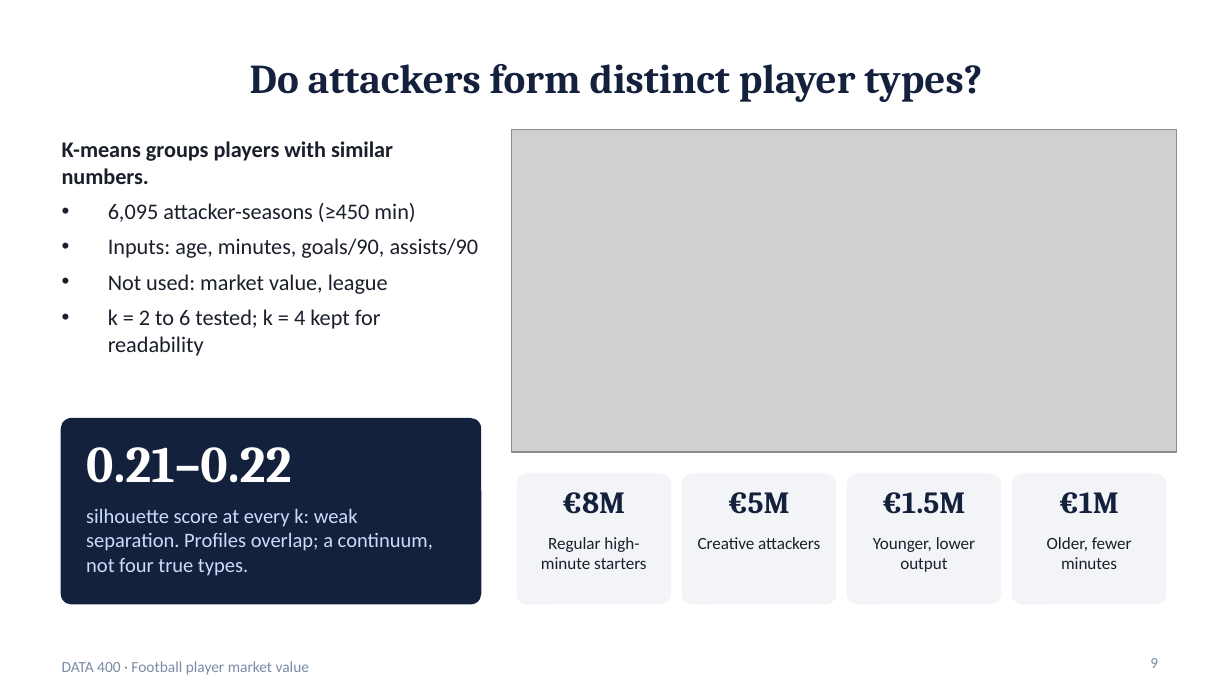
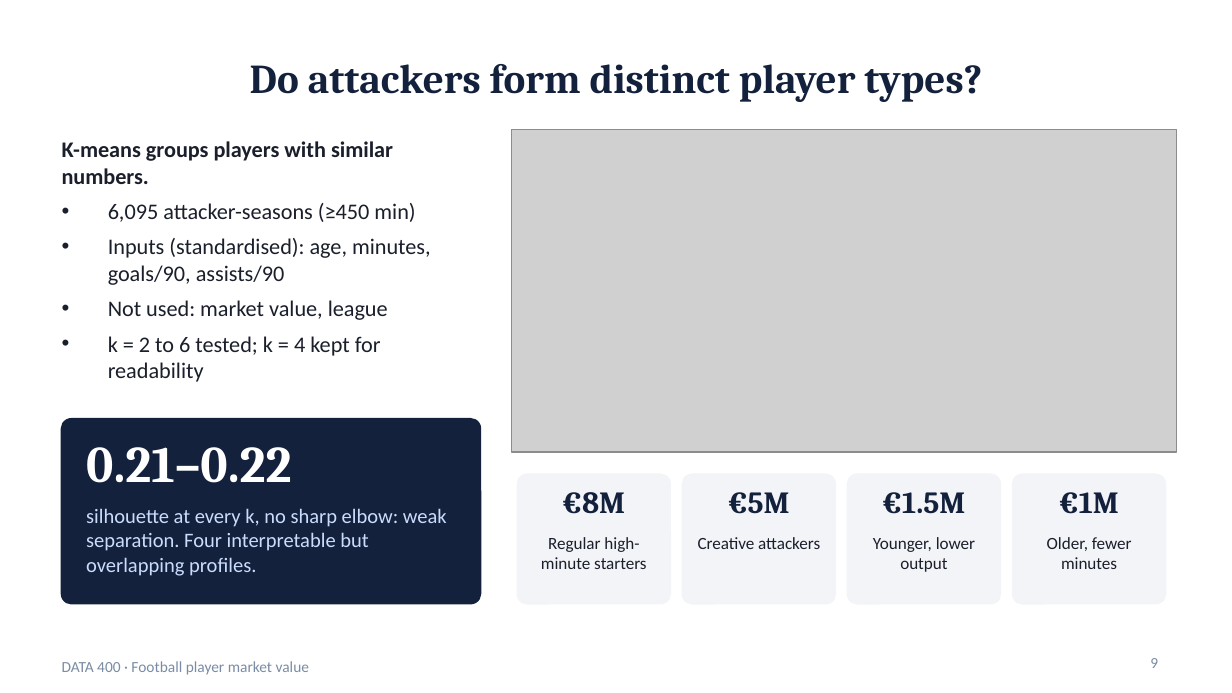
Before and after one commit to niloy-saha-123/DATA400-football-player-market-value-analysis, a slide deck: slide 9 of presentation/DATA400_market_value_presentation.pptx. Drawn at 1232x693 pixels with LibreOffice and Linux fonts; fonts in the diff are those of the drawing; grey boxes stand for pictures. Boxes give left, top, right and bottom in pixels: in the first picture for what was removed or moved away, otherwise in the second. Text is boxed around its words. In the diff, an @@ line names an element or a change of style, - is before the commit and + after.

```diff
--- a/presentation/DATA400_market_value_presentation.pptx
+++ b/presentation/DATA400_market_value_presentation.pptx
@@ text at <box>108,238,431,285</box>: text changed @@
-• Inputs: age, minutes, goals/90, assists/90
+• Inputs (standardised): age, minutes, goals/90, assists/90
@@ text at <box>86,508,447,576</box>: text changed @@
-silhouette score at every k: weak separation. Profiles overlap; a continuum, not four true types.
+silhouette at every k, no sharp elbow: weak separation. Four interpretable but overlapping profiles.
```
Also in this commit, not shown: 3 other slides changed, 5 other files.
